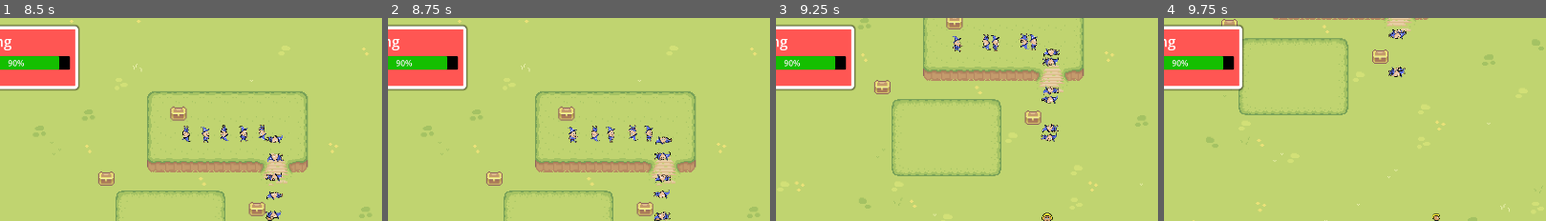
Above: before the commit, frames 1-4 (left to right).
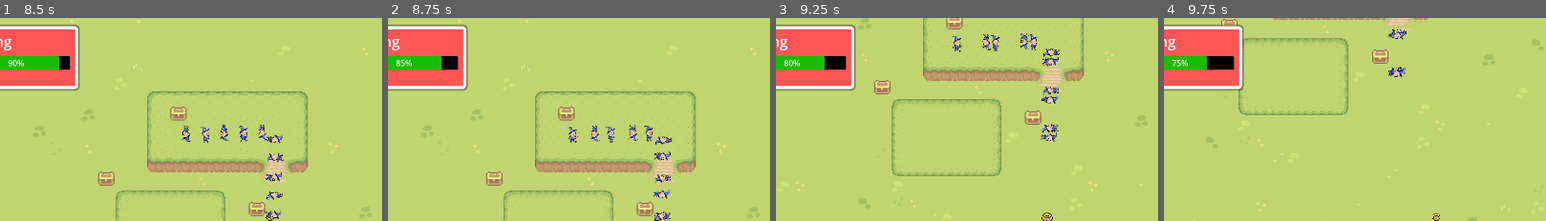
Above: after the commit, the same moments.

Repository: GamersOrgForDevs/Game_Godot
Game: Godot game, scene res://ui/mainmenu/MainMenu.tscn
The game is run twice, just before and just after one commit, with the same random seed, the same clock (stepped at 60 frames per second) and the same inputs. The engine's default icon, where the game draws it, is replaced by a stand-in: a white triangle on a blue panel in a dark square.
Inputs:
- Up to frame 1 (8.5 s): click "New Game" at 0.5 s; click "New Game" at 1.25 s; click "Continue" at 2 s; click "Decrease Health" at 2.75 s; click "Increase Score" at 3.5 s; hold D (right) 4.28-5.03 s; hold S (down) 5.03-5.78 s; hold D (right) 5.78-6.53 s; hold W (up) 6.53-7.28 s; hold A (left) from 7.28 s (still down)
- Up to frame 2 (8.75 s): keep holding A (left)
- Up to frame 3 (9.25 s): release A (left) at 8.78 s; hold S (down) from 8.78 s (still down)
- Up to frame 4 (9.75 s): release S (down) at 9.53 s; hold D (right) from 9.53 s (still down)
The pictures show only the part of the screen within x 14-64%, y 0-50%; the shares and areas given below are measured in that part.

Frame 1 is identical in both runs. In frame 2, 0.1% of the frame differs, in the area x 2-16%, y 18-26%; in frame 3, 0.2%; in frame 4, 0.3%.

Commit message:
Added end_of_path signal to enemy which passes damage signal to the path. Added do_damage signal to spawn_enemies on the Path2D which passes a damage step to the in-game UI. In-game UI connects to signal, takes decrements health based on passed-value. If health is less than or equal to zero, send to main menu.

Diff:
--- /dev/null
+++ b/default_bus_layout.tres
@@ -0,0 +1,3 @@
+[gd_resource type="AudioBusLayout" format=3 uid="uid://cxv0myvf7mls6"]
+
+[resource]
--- a/levels/game_level.tscn
+++ b/levels/game_level.tscn
@@ -9,7 +9,6 @@
 [ext_resource type="Texture2D" uid="uid://8n27qa17egck" path="res://art/Tilesets/Fences.png" id="7_t5c8j"]
 [ext_resource type="PackedScene" uid="uid://rejki54tgc5n" path="res://objects/chest.tscn" id="8_rtq78"]
 [ext_resource type="Script" path="res://scripts/spawn_enemies_on_path.gd" id="9_8xdyu"]
-[ext_resource type="PackedScene" uid="uid://ciigmr8aony1v" path="res://objects/bed.tscn" id="9_nyn8t"]
 [ext_resource type="PackedScene" uid="uid://bch428c4s76ww" path="res://ui/ui.tscn" id="10_rmv6l"]
 
 [sub_resource type="TileSetAtlasSource" id="TileSetAtlasSource_r4cg3"]
--- a/scripts/enemy.gd
+++ b/scripts/enemy.gd
@@ -1,5 +1,6 @@
 extends PathFollow2D
 
+signal end_of_path(damage)
 
 # Called when the node enters the scene tree for the first time.
 func _ready():
@@ -9,4 +10,5 @@
 # Called every frame. 'delta' is the elapsed time since the previous frame.
 func _process(_delta):
 	if self.progress_ratio == 1:
+		end_of_path.emit(5)
 		queue_free()
--- a/scripts/ingame_ui.gd
+++ b/scripts/ingame_ui.gd
@@ -5,8 +5,11 @@
 @onready var score_value_text = %ScoreValueText
 @onready var test_progress = %TestProgress
 
+var path = 0
 # Called when the node enters the scene tree for the first time.
 func _ready():
+	path = get_tree().get_root().get_node("GameLevel").get_node("EnemyPath")
+	path.connect("do_damage", _taken_damage)
 	pass # Replace with function body.
 
 
@@ -19,10 +22,14 @@
 	print(score_value)
 	score_value_text.text = str(score_value)
 
-
-
 func _on_take_damage_pressed():
 	health -= 10
-	if(health < 0):
+	if(health <= 0):
 		health = 100
 	test_progress.value = health
+
+func _taken_damage(damage):
+	health -= damage
+	test_progress.value = health
+	if(health <= 0):
+		get_tree().change_scene_to_file("res://ui/mainmenu/MainMenu.tscn")
--- a/scripts/spawn_enemies_on_path.gd
+++ b/scripts/spawn_enemies_on_path.gd
@@ -6,6 +6,8 @@
 var timer
 
 const path_follow_obj = preload("res://objects/enemy.tscn")
+
+signal do_damage(damage)
 # Called when the node enters the scene tree for the first time.
 func _ready():
 	set_process(true)
@@ -26,9 +28,14 @@
 func _on_timer_timeout():
 	var instance = path_follow_obj.instantiate()
 	self.add_child(instance)
+	instance.connect("end_of_path", _on_damage_take)
 	tween = get_tree().create_tween()
 	tween.bind_node(instance)
 	tween.set_trans(Tween.TRANS_LINEAR)
 	tween.set_ease(Tween.EASE_IN_OUT)
 	tween.tween_property(instance, "progress_ratio", 1, path_time)
 	tween.set_loops(1)
+
+func _on_damage_take(damage):
+	print("Damage Taken " + str(damage))
+	do_damage.emit(damage)
Binary file added: art/Characters/Running raider 1.png
Not shown, added: art/Characters/Running raider 1.png.import
Binary file added: art/Characters/Running raider-Sheet-Sheet.png
Not shown, added: art/Characters/Running raider-Sheet-Sheet.png.import
Binary file added: art/Characters/Running raider2.png
Not shown, added: art/Characters/Running raider2.png.import
Binary file added: art/Characters/Running raider3.png
Not shown, added: art/Characters/Running raider3.png.import
Binary file added: art/Characters/Running raider4.png
Not shown, added: art/Characters/Running raider4.png.import
Not shown: 1 places in levels/game_level.tscn that only renumber resources
